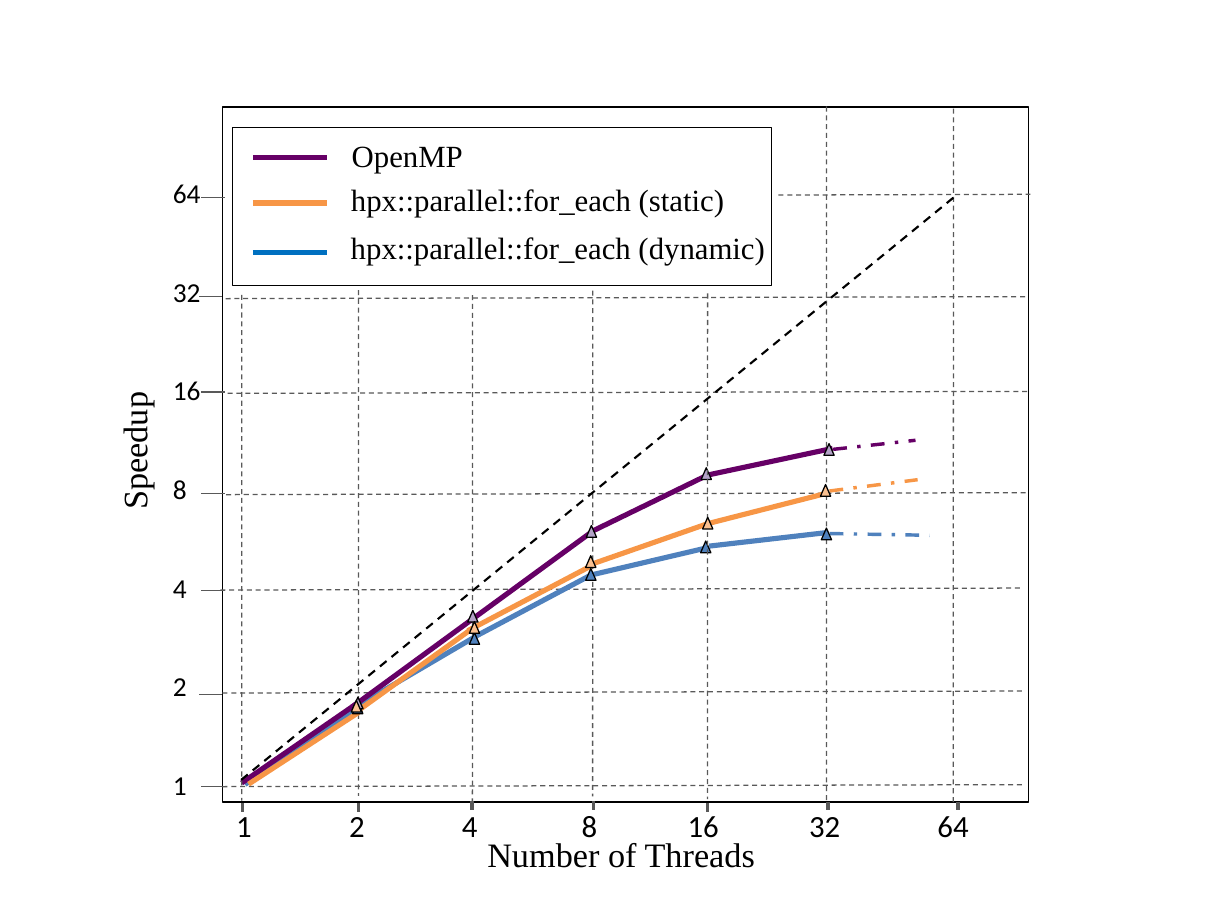
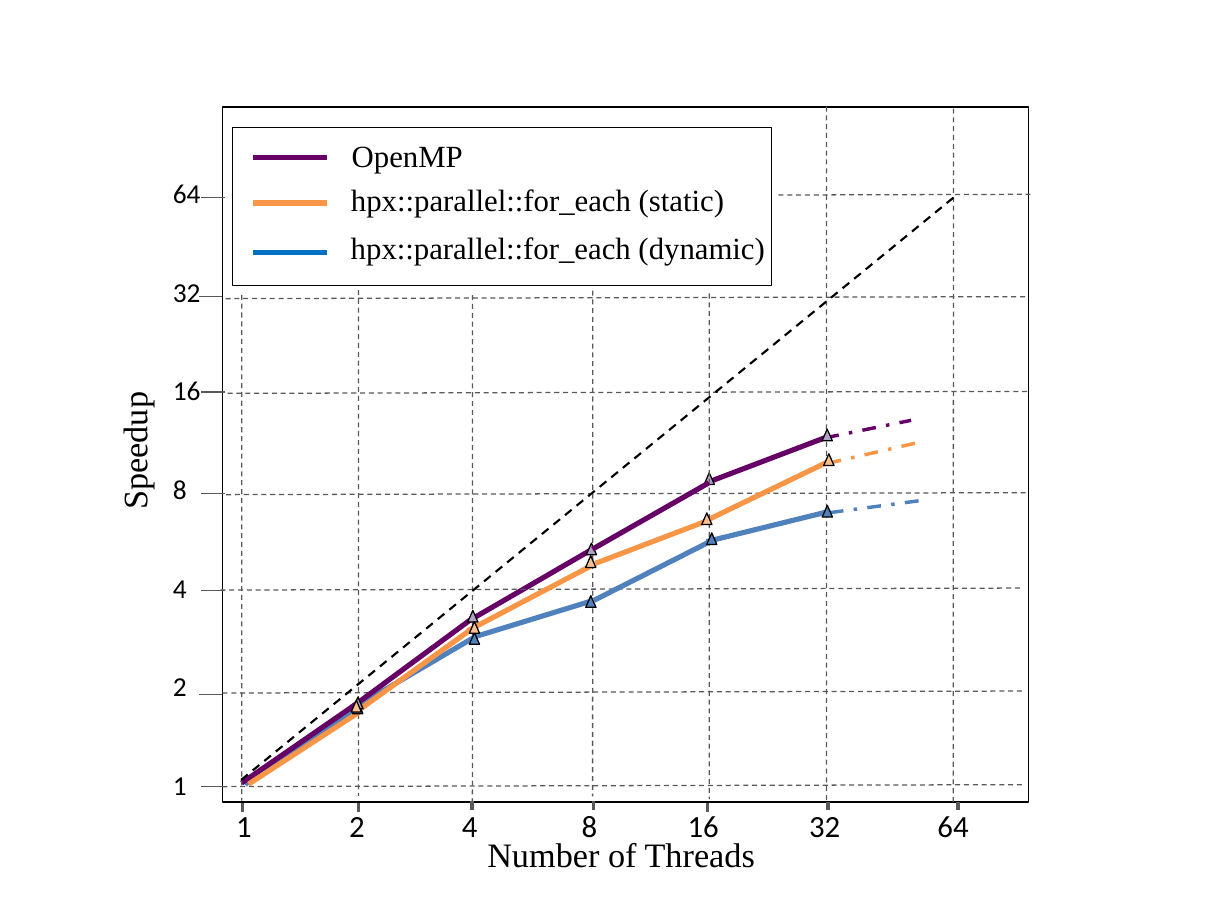
Before and after one commit to zkhatami88/OP2_HPX, a slide deck: slide 2 of Reports/R5/P1.pptx. Drawn at 1232x924 pixels with LibreOffice and Linux fonts; fonts in the diff are those of the drawing. Boxes give left, top, right and bottom in pixels: in the first picture for what was removed or moved away, otherwise in the second. Text is boxed around its words. In the diff, an @@ line names an element or a change of style, - is before the commit and + after.

```diff
--- a/Reports/R5/P1.pptx
+++ b/Reports/R5/P1.pptx
@@ line moved from (590, 532) - (707, 476) to (707, 483) - (827, 437) @@
@@ triangle: place and size @@
-triangle at box(701, 468, 711, 480)
+triangle at box(822, 429, 832, 441)
@@ line moved from (833, 450) - (915, 440) to (825, 437) - (912, 420) @@
@@ line moved from (829, 492) - (918, 479) to (828, 463) - (919, 442) @@
@@ triangle: place and size @@
-triangle at box(824, 444, 834, 456)
+triangle at box(705, 473, 715, 485)
@@ line moved from (707, 524) - (828, 493) to (710, 519) - (828, 462) @@
@@ triangle: place and size @@
-triangle at box(821, 484, 830, 496)
+triangle at box(824, 453, 834, 466)
@@ line moved from (705, 476) - (833, 448) to (593, 549) - (708, 483) @@
@@ triangle: place and size @@
-triangle at box(822, 529, 832, 541)
+triangle at box(822, 505, 832, 517)
@@ line moved from (829, 533) - (930, 536) to (830, 513) - (919, 500) @@
@@ line moved from (593, 564) - (707, 524) to (595, 563) - (708, 520) @@
@@ triangle: place and size @@
-triangle at box(702, 517, 712, 530)
+triangle at box(702, 513, 712, 525)
@@ line moved from (710, 546) - (827, 532) to (706, 542) - (829, 511) @@
@@ triangle: place and size @@
-triangle at box(701, 541, 711, 553)
+triangle at box(707, 533, 717, 546)
@@ line added from (474, 618) to (593, 549), #660066 3 pt @@
@@ triangle: place and size @@
-triangle at box(586, 526, 596, 538)
+triangle at box(586, 543, 596, 556)
@@ line moved from (591, 575) - (707, 548) to (594, 600) - (711, 541) @@
@@ triangle: place and size @@
-triangle at box(585, 568, 595, 580)
+triangle at box(585, 596, 595, 609)
@@ line moved from (351, 707) - (591, 532) to (351, 707) - (476, 616) @@
@@ line moved from (474, 637) - (594, 574) to (474, 637) - (590, 601) @@
```
Also in this commit, not shown: 3 other slides changed, 7 other files.
